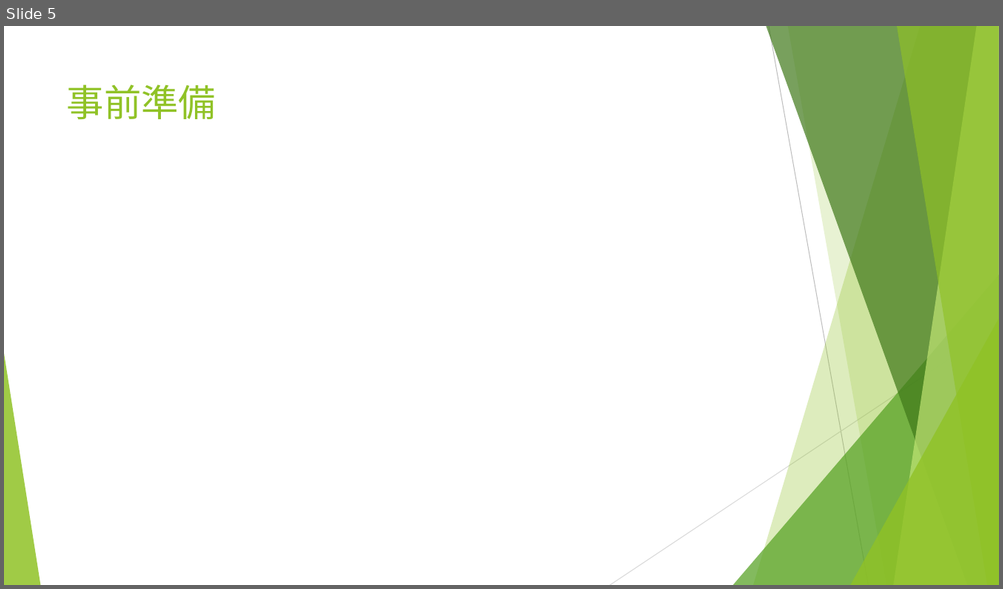
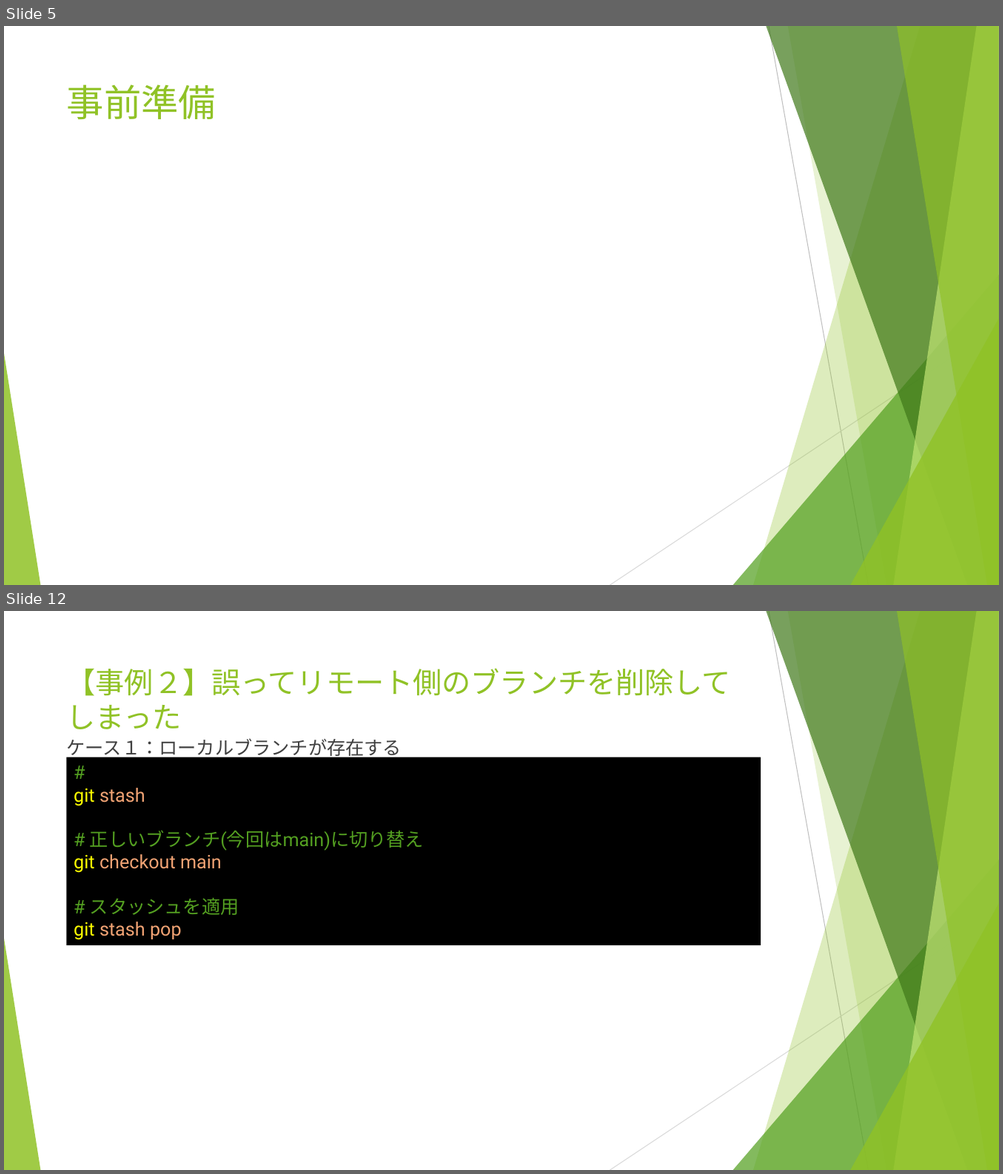
Before and after one commit to yusuke8655/git-trouble-shooting, a slide deck: Gitトラブルシューティング.pptx. Shown one above the other, each under a label of ours: slide 5 before the commit, slides 5 and 12 after it; the slides between them are not shown. The pictures are 1003x589 and 1003x1174 pixels, drawn with LibreOffice and Linux fonts; fonts in the diff are those of the drawing. Boxes give left, top, right and bottom in pixels: in the first picture for what was removed or moved away, otherwise in the second. Text is boxed around its words. In the diff, an @@ line names an element or a change of style, - is before the commit and + after.

Commit message:
事例１を作成

```diff
--- a/Gitトラブルシューティング.pptx
+++ b/Gitトラブルシューティング.pptx
@@ slide 12 added at bbox=[4, 611, 999, 1170], background #FFFFFF; not listed: 10 template elements that a slide beside it also shows @@
@@ title added at bbox=[67, 668, 731, 729], 28 pt, text #90C226 @@
+【事例２】誤ってリモート側のブランチを削除してしまった
@@ text added at bbox=[67, 738, 401, 759], 18 pt, text #404040 @@
+ケース１：ローカルブランチが存在する
@@ rectangle added at bbox=[67, 758, 761, 945], fill #000000, 18 pt, text #54A021 @@
+#
+git stash
+# 正しいブランチ(今回はmain)に切り替え
+git checkout main
+# スタッシュを適用
+git stash pop
```
Also in this commit, not shown: 1 slide changed, 5 other slides added.
